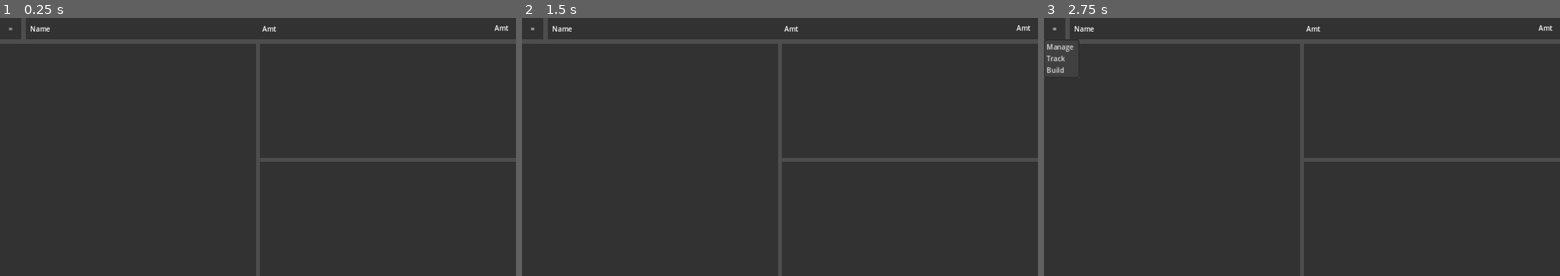
Above: before the commit, frames 1-3 (left to right).
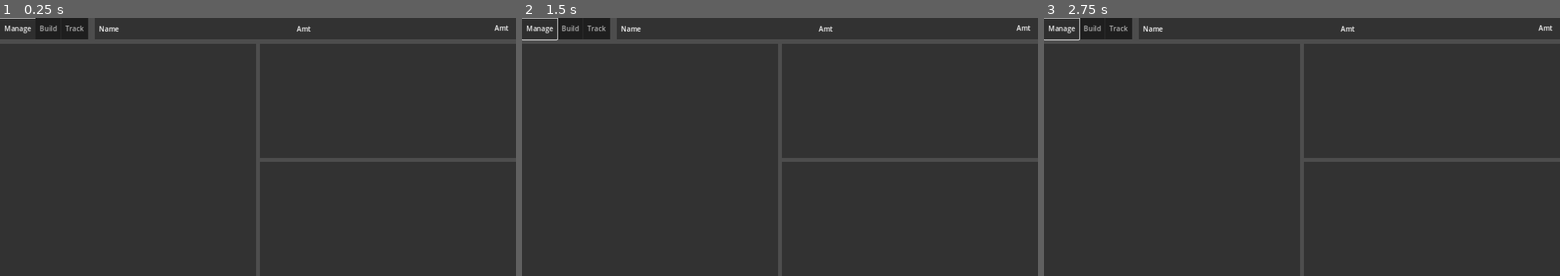
Above: after the commit, the same moments.

Repository: andrerwolff/SAT-COM
Game: Godot game, scene res://Scenes/manager.tscn
Two runs of this game, one before a commit and one after it. Both use one fixed random seed, a clock stepped at 60 frames per second and the inputs below. This scene is started directly instead of the project's main scene.
Inputs (mouse positions are in pixels of both pictures, inside the frame that each line leads up to):
- Up to frame 1 (0.25 s): no input
- Up to frame 2 (1.5 s): click (532, 28) at 0.5 s, where only the run before the commit has a clickable "="; click (532, 28) at 1.25 s, where only the run before the commit has a clickable "="
- Up to frame 3 (2.75 s): click (1054, 28) at 2 s, where only the run before the commit has a clickable "="

The runs differ from the first frame. In frame 1, 0.5% of the frame differs, in the area x 0-61%, y 0-9%; in frame 2, 0.5%; in frame 3, 0.8%, in the area x 0-61%, y 0-24%.

Commit message:
EOD Commit

Diff:
--- /dev/null
+++ b/Scenes/builder.tscn
@@ -0,0 +1,85 @@
+[gd_scene load_steps=2 format=3 uid="uid://cuytk0au787on"]
+
+[ext_resource type="Script" path="res://Scripts/builder.gd" id="1_2vecu"]
+
+[node name="builder" type="Node2D"]
+script = ExtResource("1_2vecu")
+
+[node name="menu_panel" type="ColorRect" parent="."]
+anchors_preset = 15
+anchor_right = 1.0
+anchor_bottom = 1.0
+offset_right = 210.0
+offset_bottom = 50.0
+grow_horizontal = 2
+grow_vertical = 2
+color = Color(0.196078, 0.196078, 0.196078, 0)
+
+[node name="TabBar" type="TabBar" parent="menu_panel"]
+layout_mode = 0
+offset_right = 208.0
+offset_bottom = 50.0
+tab_count = 3
+tab_0/title = "Manage"
+tab_1/title = "Build"
+tab_2/title = "Track"
+
+[node name="info_bar" type="ColorRect" parent="."]
+anchors_preset = 15
+anchor_right = 1.0
+anchor_bottom = 1.0
+offset_left = 220.0
+offset_right = 1200.0
+offset_bottom = 50.0
+grow_horizontal = 2
+grow_vertical = 2
+color = Color(0.196078, 0.196078, 0.196078, 1)
+
+[node name="stats_panel" type="ColorRect" parent="."]
+anchors_preset = 15
+anchor_right = 1.0
+anchor_bottom = 1.0
+offset_left = 220.0
+offset_top = 470.0
+offset_right = 940.0
+offset_bottom = 600.0
+grow_horizontal = 2
+grow_vertical = 2
+color = Color(0.196078, 0.196078, 0.196078, 1)
+
+[node name="build_panel" type="ColorRect" parent="."]
+anchors_preset = 15
+anchor_right = 1.0
+anchor_bottom = 1.0
+offset_left = 220.0
+offset_top = 60.0
+offset_right = 940.0
+offset_bottom = 460.0
+grow_horizontal = 2
+grow_vertical = 2
+color = Color(0.196078, 0.196078, 0.196078, 1)
+
+[node name="saved_vehicle_panel" type="ColorRect" parent="."]
+anchors_preset = 15
+anchor_right = 1.0
+anchor_bottom = 1.0
+offset_left = 950.0
+offset_top = 60.0
+offset_right = 1200.0
+offset_bottom = 600.0
+grow_horizontal = 2
+grow_vertical = 2
+color = Color(0.196078, 0.196078, 0.196078, 1)
+
+[node name="items_panel" type="ColorRect" parent="."]
+anchors_preset = 15
+anchor_right = 1.0
+anchor_bottom = 1.0
+offset_top = 60.0
+offset_right = 210.0
+offset_bottom = 600.0
+grow_horizontal = 2
+grow_vertical = 2
+color = Color(0.196078, 0.196078, 0.196078, 1)
+
+[connection signal="tab_changed" from="menu_panel/TabBar" to="." method="_on_tab_bar_tab_changed"]
--- a/Scenes/manager.tscn
+++ b/Scenes/manager.tscn
@@ -1,12 +1,34 @@
-[gd_scene format=3 uid="uid://cjtmgsf1jqrdx"]
+[gd_scene load_steps=2 format=3 uid="uid://cjtmgsf1jqrdx"]
+
+[ext_resource type="Script" path="res://Scripts/manager.gd" id="1_2kg77"]
 
 [node name="manager" type="Node2D"]
+script = ExtResource("1_2kg77")
+
+[node name="menu_panel" type="ColorRect" parent="."]
+anchors_preset = 15
+anchor_right = 1.0
+anchor_bottom = 1.0
+offset_right = 210.0
+offset_bottom = 50.0
+grow_horizontal = 2
+grow_vertical = 2
+color = Color(0.196078, 0.196078, 0.196078, 0)
+
+[node name="TabBar" type="TabBar" parent="menu_panel"]
+layout_mode = 0
+offset_right = 210.0
+offset_bottom = 50.0
+tab_count = 3
+tab_0/title = "Manage"
+tab_1/title = "Build"
+tab_2/title = "Track"
 
 [node name="info_bar" type="ColorRect" parent="."]
 anchors_preset = 15
 anchor_right = 1.0
 anchor_bottom = 1.0
-offset_left = 60.0
+offset_left = 220.0
 offset_right = 1200.0
 offset_bottom = 50.0
 grow_horizontal = 2
@@ -66,29 +88,6 @@
 grow_vertical = 2
 color = Color(0.196078, 0.196078, 0.196078, 1)
 
-[node name="menu_panel" type="ColorRect" parent="."]
-anchors_preset = 15
-anchor_right = 1.0
-anchor_bottom = 1.0
-offset_right = 50.0
-offset_bottom = 50.0
-grow_horizontal = 2
-grow_vertical = 2
-color = Color(0.196078, 0.196078, 0.196078, 1)
-
-[node name="MenuButton" type="MenuButton" parent="menu_panel"]
-layout_mode = 0
-offset_right = 51.0
-offset_bottom = 50.0
-text = "="
-item_count = 3
-popup/item_0/text = "Manage"
-popup/item_0/id = 0
-popup/item_1/text = "Track"
-popup/item_1/id = 1
-popup/item_2/text = "Build"
-popup/item_2/id = 2
-
 [node name="tech_panel" type="ColorRect" parent="."]
 anchors_preset = 15
 anchor_right = 1.0
@@ -112,3 +111,5 @@
 grow_horizontal = 2
 grow_vertical = 2
 color = Color(0.196078, 0.196078, 0.196078, 1)
+
+[connection signal="tab_changed" from="menu_panel/TabBar" to="." method="_on_tab_bar_tab_changed"]
--- /dev/null
+++ b/Scenes/test.tscn
@@ -0,0 +1,33 @@
+[gd_scene format=3 uid="uid://7pqrew4ao3ua"]
+
+[node name="Node2D" type="Node2D"]
+
+[node name="TabContainer" type="TabContainer" parent="."]
+anchors_preset = 4
+anchor_top = 0.5
+anchor_bottom = 0.5
+offset_right = 1200.0
+offset_bottom = 600.0
+grow_vertical = 2
+size_flags_horizontal = 3
+size_flags_vertical = 3
+
+[node name="Manage" type="ColorRect" parent="TabContainer"]
+layout_mode = 2
+color = Color(0.65098, 0, 0.235294, 1)
+
+[node name="Track" type="ColorRect" parent="TabContainer"]
+visible = false
+layout_mode = 2
+color = Color(0.227451, 0.415686, 0.560784, 1)
+
+[node name="Build" type="ColorRect" parent="TabContainer"]
+visible = false
+layout_mode = 2
+color = Color(0.290196, 0.462745, 0.192157, 1)
+
+[node name="ColorRect" type="ColorRect" parent="."]
+offset_left = 232.0
+offset_top = 43.0
+offset_right = 1424.0
+offset_bottom = 83.0
--- /dev/null
+++ b/Scenes/tracker.tscn
@@ -0,0 +1,61 @@
+[gd_scene load_steps=2 format=3 uid="uid://bu1mvwls4rpe4"]
+
+[ext_resource type="Script" path="res://Scripts/tracker.gd" id="1_ryfrs"]
+
+[node name="tracker" type="Node2D"]
+script = ExtResource("1_ryfrs")
+
+[node name="menu_panel" type="ColorRect" parent="."]
+anchors_preset = 15
+anchor_right = 1.0
+anchor_bottom = 1.0
+offset_right = 210.0
+offset_bottom = 50.0
+grow_horizontal = 2
+grow_vertical = 2
+color = Color(0.196078, 0.196078, 0.196078, 0)
+
+[node name="TabBar" type="TabBar" parent="menu_panel"]
+layout_mode = 0
+offset_right = 208.0
+offset_bottom = 50.0
+tab_count = 3
+tab_0/title = "Manage"
+tab_1/title = "Build"
+tab_2/title = "Track"
+
+[node name="info_bar" type="ColorRect" parent="."]
+anchors_preset = 15
+anchor_right = 1.0
+anchor_bottom = 1.0
+offset_left = 220.0
+offset_right = 1200.0
+offset_bottom = 50.0
+grow_horizontal = 2
+grow_vertical = 2
+color = Color(0.196078, 0.196078, 0.196078, 1)
+
+[node name="view_panel" type="ColorRect" parent="."]
+anchors_preset = 15
+anchor_right = 1.0
+anchor_bottom = 1.0
+offset_top = 60.0
+offset_right = 1000.0
+offset_bottom = 600.0
+grow_horizontal = 2
+grow_vertical = 2
+color = Color(0.196078, 0.196078, 0.196078, 1)
+
+[node name="fleet_list" type="ColorRect" parent="."]
+anchors_preset = 15
+anchor_right = 1.0
+anchor_bottom = 1.0
+offset_left = 1010.0
+offset_top = 60.0
+offset_right = 1200.0
+offset_bottom = 600.0
+grow_horizontal = 2
+grow_vertical = 2
+color = Color(0.196078, 0.196078, 0.196078, 1)
+
+[connection signal="tab_changed" from="menu_panel/TabBar" to="." method="_on_tab_bar_tab_changed"]
--- /dev/null
+++ b/Scripts/builder.gd
@@ -0,0 +1,15 @@
+extends Node2D
+
+
+# Called when the node enters the scene tree for the first time.
+func _ready():
+	$menu_panel/TabBar.set_current_tab(1)
+
+
+
+func _on_tab_bar_tab_changed(tab):
+	print(tab)
+	if tab == 0:
+		get_tree().change_scene_to_file("res://Scenes/manager.tscn")
+	elif tab == 2:
+		get_tree().change_scene_to_file("res://Scenes/tracker.tscn")
--- a/Scripts/main_menu.gd
+++ b/Scripts/main_menu.gd
@@ -1,10 +1,4 @@
 extends Node2D
-
-
-# Called when the node enters the scene tree for the first time.
-func _ready():
-	pass # Replace with function body.
-
 
 
 func _on_new_game_pressed():
--- /dev/null
+++ b/Scripts/manager.gd
@@ -0,0 +1,17 @@
+extends Node2D
+
+
+func _ready():
+	$menu_panel/TabBar.set_current_tab(0)
+
+func _on_menu_button_pressed():
+	print($menu_panel/MenuButton.text)
+
+
+
+func _on_tab_bar_tab_changed(tab):
+	print(tab)
+	if tab == 1:
+		get_tree().change_scene_to_file("res://Scenes/builder.tscn")
+	elif tab == 2:
+		get_tree().change_scene_to_file("res://Scenes/tracker.tscn")
--- a/Scripts/new_game.gd
+++ b/Scripts/new_game.gd
@@ -4,6 +4,9 @@
 func _on_back_pressed():
 	get_tree().change_scene_to_file("res://Scenes/main_menu.tscn")
 
-
 func _on_start_game_pressed():
-	get_tree().change_scene_to_file("res://Scenes/main.tscn")
+	var global = get_node("/root/Global")
+	global.player_name = $VBoxContainer/player_name.text
+	global.difficulty = $VBoxContainer/game_difficulty.text
+	print(global.player_name, global.difficulty)
+	get_tree().change_scene_to_file("res://Scenes/manager.tscn")
--- /dev/null
+++ b/Scripts/tracker.gd
@@ -0,0 +1,16 @@
+extends Node2D
+
+
+# Called when the node enters the scene tree for the first time.
+func _ready():
+	$menu_panel/TabBar.set_current_tab(2)
+
+
+
+
+func _on_tab_bar_tab_changed(tab):
+	print(tab)
+	if tab == 0:
+		get_tree().change_scene_to_file("res://Scenes/manager.tscn")
+	elif tab == 1:
+		get_tree().change_scene_to_file("res://Scenes/builder.tscn")
--- /dev/null
+++ b/global.gd
@@ -0,0 +1,6 @@
+extends Node
+
+
+var player_name = "DEFAULT"
+var difficulty = "EASY"
+var player_funds = 150000000
